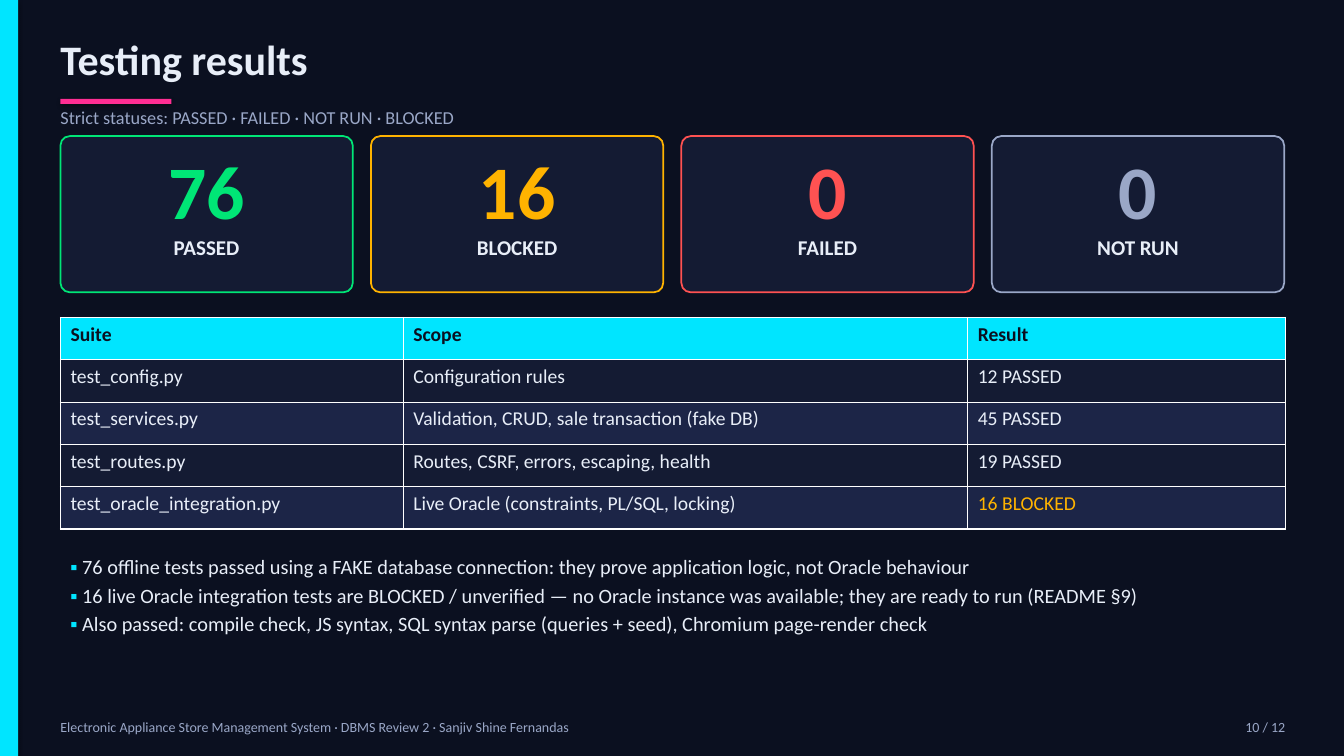
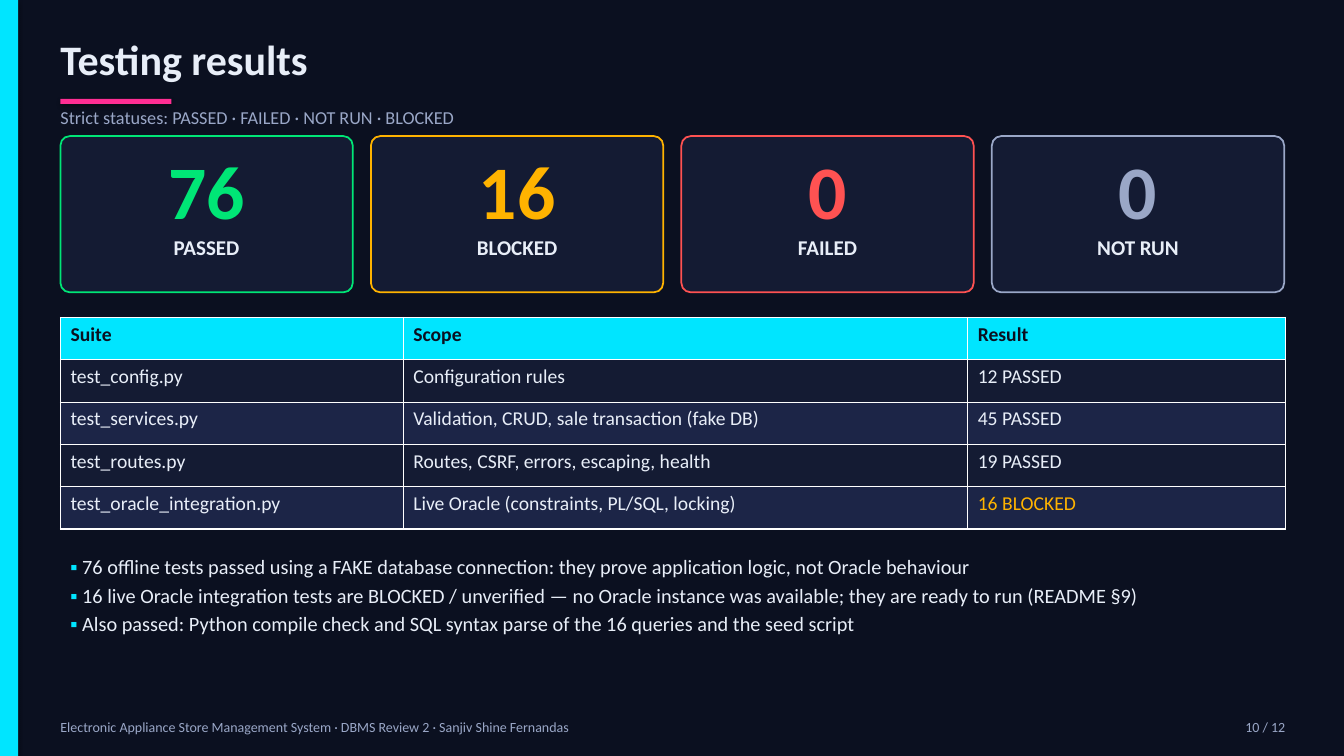
Before and after one commit to sanjiv283/Electronic_Appliance_Store_Manager, a slide deck: slide 10 of docs/Review_2_Presentation.pptx. Drawn at 1344x756 pixels with LibreOffice and Linux fonts; fonts in the diff are those of the drawing. Boxes give left, top, right and bottom in pixels: in the first picture for what was removed or moved away, otherwise in the second. Text is boxed around its words. In the diff, an @@ line names an element or a change of style, - is before the commit and + after.

```diff
--- a/docs/Review_2_Presentation.pptx
+++ b/docs/Review_2_Presentation.pptx
@@ text at (x1=82, y1=617, x2=855, y2=635): text changed @@
-▪ Also passed: compile check, JS syntax, SQL syntax parse (queries + seed), Chromium page-render check
+▪ Also passed: Python compile check and SQL syntax parse of the 16 queries and the seed script
```
Also in this commit, not shown: 4 other slides changed, 7 other files.
